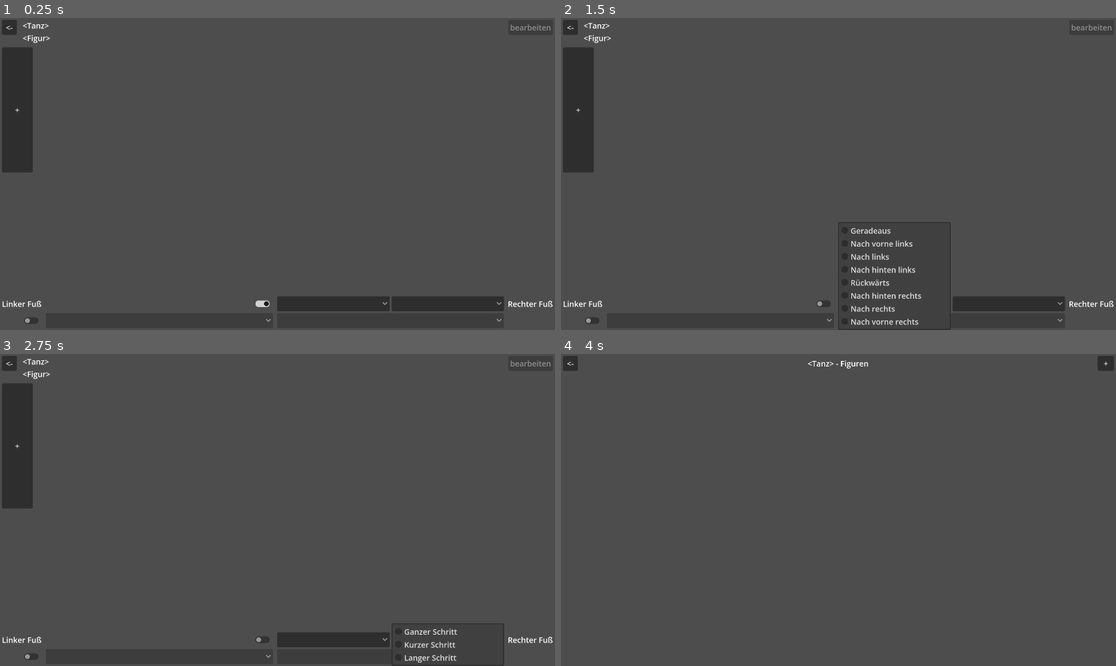
Above: before the commit, frames 1-4 (two rows, left to right).
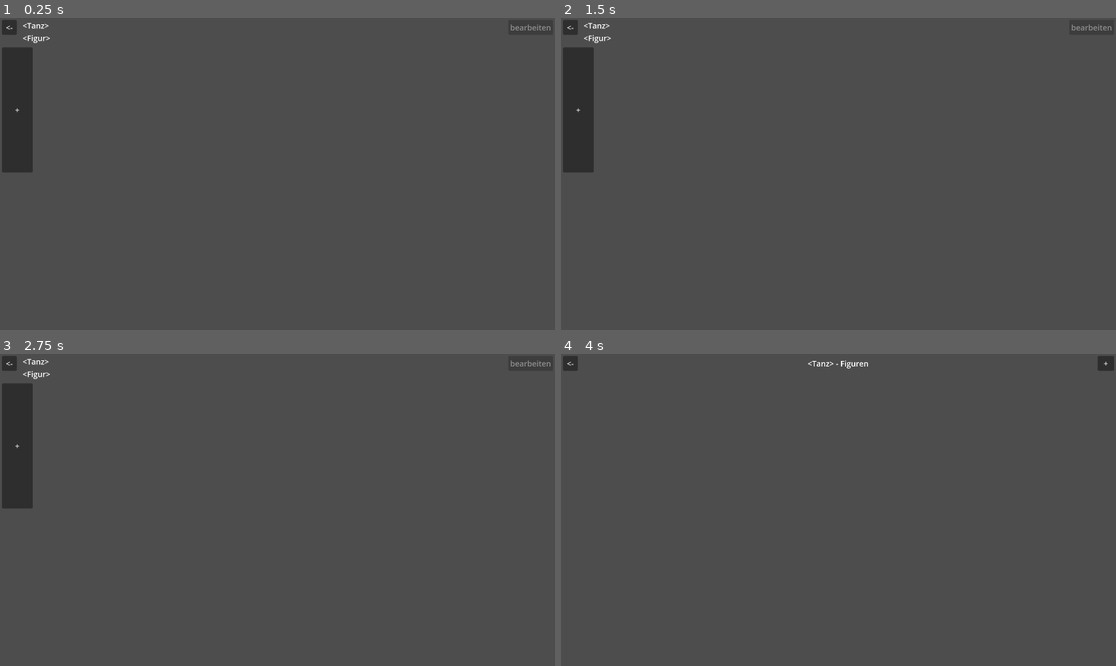
Above: after the commit, the same moments.

Repository: Calabiyaur/Dance-Notation
Game: Godot game, scene res://scene/Figure.tscn
Two runs of this game, one before a commit and one after it. Both use one fixed random seed, a clock stepped at 60 frames per second and the inputs below. This scene is started directly instead of the project's main scene.
Inputs (mouse positions are in pixels of both pictures, inside the frame that each line leads up to):
- Up to frame 1 (0.25 s): no input
- Up to frame 2 (1.5 s): click (721, 305) at 0.52 s; click (894, 305) at 1.27 s
- Up to frame 3 (2.75 s): click (449, 641) at 2.02 s
- Up to frame 4 (4 s): click (583, 656) at 2.77 s; click "<-" at 3.5 s

The runs differ from the first frame. In frame 1, 2.1% of the frame differs, in the area x 0-100%, y 89-98%; in frame 2, 2.2%, in the area x 0-100%, y 65-100%; in frame 3, 1.6%; in frame 4, nothing differs.
Error in both runs: Invalid access to property or key 'name' on a base object of type 'Nil'. (res://scene/Figure.gd:14)

Commit message:
Save and load steps

Diff:
--- a/data/Foot.gd
+++ b/data/Foot.gd
@@ -2,5 +2,5 @@
 extends Resource
 
 
-@export var direction: float = 0
-@export var length: float = 1
+@export var direction: int = 0
+@export var length: int = 0
--- a/scene/BiStep.gd
+++ b/scene/BiStep.gd
@@ -1,12 +1,4 @@
 extends VBoxContainer
-
-
-var step: BiStep = BiStep.new()
-
-
-func _ready() -> void:
-	$Lead.step = step.lead
-	$Follow.step = step.follow
 
 
 func get_lead():
--- a/scene/Figure.gd
+++ b/scene/Figure.gd
@@ -13,7 +13,11 @@
 	)
 	%Title.text = dance.name + "\n" + figure.name
 	%Steps/Add.pressed.connect(add_new_step)
-	%Details.visible = false
+	%Details.data_changed.connect(func():
+		var step = step_button_group.get_pressed_button()
+		step.queue_redraw()
+		Data.save()
+	)
 
 	step_button_group = ButtonGroup.new()
 	step_button_group.allow_unpress = true
@@ -24,18 +28,23 @@
 
 func add_step(bistep: BiStep):
 	var step = append_step()
-	step.step = bistep
+	step.get_lead().step = bistep.lead
+	step.get_follow().step = bistep.follow
 
 
 func add_new_step():
 	var step = append_step()
 
-	step.step.lead.right_foot = Foot.new()
-	step.step.follow.left_foot = Foot.new()
+	var bistep = BiStep.new()
+	bistep.follow.left_foot = Foot.new()
+	bistep.lead.right_foot = Foot.new()
+
+	step.get_lead().step = bistep.lead
+	step.get_follow().step = bistep.follow
 
 	step.get_lead().button_pressed = true
 
-	figure.steps.append(step.step)
+	figure.steps.append(bistep)
 	Data.save()
 
 
@@ -47,17 +56,9 @@
 
 	for s: Button in [step.get_lead(), step.get_follow()]:
 		s.button_group = step_button_group
-		s.toggled.connect(func(value: bool): select(s.step if value else null))
+		s.toggled.connect(func(value: bool): %Details.set_step(s.step if value else null))
 
 	return step
-
-
-func select(step: Step):
-	%Details.visible = true if step else false
-	if not step:
-		return
-
-
 
 
 func set_dance(dance: Dance):
--- a/scene/Figure.tscn
+++ b/scene/Figure.tscn
@@ -1,6 +1,7 @@
 [gd_scene format=3 uid="uid://cbu2uu8xa50vi"]
 
 [ext_resource type="Script" uid="uid://qirqq51eqxyb" path="res://scene/Figure.gd" id="1_3sfyk"]
+[ext_resource type="PackedScene" uid="uid://c3nq7b0rkxm4" path="res://scene/StepDetails.tscn" id="2_lxp8n"]
 
 [sub_resource type="InputEventKey" id="InputEventKey_3sfyk"]
 device = -1
@@ -82,100 +83,6 @@
 layout_mode = 2
 text = "  +  "
 
-[node name="Details" type="MarginContainer" parent="VSplitContainer" unique_id=513157863]
+[node name="Details" parent="VSplitContainer" unique_id=793527702 instance=ExtResource("2_lxp8n")]
 unique_name_in_owner = true
 layout_mode = 2
-theme_override_constants/margin_left = 4
-theme_override_constants/margin_top = 4
-theme_override_constants/margin_right = 4
-theme_override_constants/margin_bottom = 4
-
-[node name="GridContainer" type="GridContainer" parent="VSplitContainer/Details" unique_id=81453431]
-layout_mode = 2
-theme_override_constants/h_separation = 8
-columns = 4
-
-[node name="Label" type="Label" parent="VSplitContainer/Details/GridContainer" unique_id=1427331208]
-layout_mode = 2
-text = "Linker Fuß"
-
-[node name="CheckButton" type="CheckButton" parent="VSplitContainer/Details/GridContainer" unique_id=1728369912]
-layout_mode = 2
-button_pressed = true
-
-[node name="FootInput" type="GridContainer" parent="VSplitContainer/Details/GridContainer" unique_id=189862979]
-layout_mode = 2
-columns = 2
-
-[node name="LineEdit" type="OptionButton" parent="VSplitContainer/Details/GridContainer/FootInput" unique_id=1030462239]
-layout_mode = 2
-size_flags_horizontal = 3
-item_count = 8
-popup/item_0/text = "Geradeaus"
-popup/item_0/id = 0
-popup/item_1/text = "Nach vorne links"
-popup/item_1/id = 1
-popup/item_2/text = "Nach links"
-popup/item_2/id = 2
-popup/item_3/text = "Nach hinten links"
-popup/item_3/id = 3
-popup/item_4/text = "Rückwärts"
-popup/item_4/id = 4
-popup/item_5/text = "Nach hinten rechts"
-popup/item_5/id = 5
-popup/item_6/text = "Nach rechts"
-popup/item_6/id = 6
-popup/item_7/text = "Nach vorne rechts"
-popup/item_7/id = 7
-
-[node name="OptionButton" type="OptionButton" parent="VSplitContainer/Details/GridContainer/FootInput" unique_id=1393107757]
-layout_mode = 2
-size_flags_horizontal = 3
-item_count = 3
-popup/item_0/text = "Ganzer Schritt"
-popup/item_0/id = 0
-popup/item_1/text = "Kurzer Schritt"
-popup/item_1/id = 1
-popup/item_2/text = "Langer Schritt"
-popup/item_2/id = 2
-
-[node name="Label2" type="Label" parent="VSplitContainer/Details/GridContainer" unique_id=793535855]
-layout_mode = 2
-text = "Rechter Fuß"
-
-[node name="CheckButton2" type="CheckButton" parent="VSplitContainer/Details/GridContainer" unique_id=1956729088]
-layout_mode = 2
-
-[node name="LineEdit2" type="OptionButton" parent="VSplitContainer/Details/GridContainer" unique_id=1822944065]
-layout_mode = 2
-size_flags_horizontal = 3
-disabled = true
-item_count = 8
-popup/item_0/text = "Geradeaus"
-popup/item_0/id = 0
-popup/item_1/text = "Nach vorne links"
-popup/item_1/id = 1
-popup/item_2/text = "Nach links"
-popup/item_2/id = 2
-popup/item_3/text = "Nach hinten links"
-popup/item_3/id = 3
-popup/item_4/text = "Rückwärts"
-popup/item_4/id = 4
-popup/item_5/text = "Nach hinten rechts"
-popup/item_5/id = 5
-popup/item_6/text = "Nach rechts"
-popup/item_6/id = 6
-popup/item_7/text = "Nach vorne rechts"
-popup/item_7/id = 7
-
-[node name="OptionButton2" type="OptionButton" parent="VSplitContainer/Details/GridContainer" unique_id=1934454211]
-layout_mode = 2
-size_flags_horizontal = 3
-disabled = true
-item_count = 3
-popup/item_0/text = "Ganzer Schritt"
-popup/item_0/id = 0
-popup/item_1/text = "Kurzer Schritt"
-popup/item_1/id = 1
-popup/item_2/text = "Langer Schritt"
-popup/item_2/id = 2
--- /dev/null
+++ b/scene/FootInput.gd
@@ -0,0 +1,34 @@
+extends GridContainer
+
+
+var foot: Foot
+
+signal data_changed
+
+
+func _ready() -> void:
+	$Length.item_selected.connect(length_selected)
+	$Direction.item_selected.connect(direction_selected)
+
+
+func length_selected(id: int):
+	foot.length = id
+	$Direction.visible = foot.length != 0
+	data_changed.emit()
+
+
+func direction_selected(id: int):
+	foot.direction = id
+	data_changed.emit()
+
+
+func set_foot(foot: Foot):
+	self.foot = foot
+
+	visible = foot != null
+
+	if foot:
+		$Length.select(foot.length)
+		$Direction.select(foot.direction)
+
+		$Direction.visible = foot.length != 0
--- /dev/null
+++ b/scene/FootInput.tscn
@@ -0,0 +1,43 @@
+[gd_scene format=3 uid="uid://bn7w3wby0i2lw"]
+
+[ext_resource type="Script" uid="uid://dy78hgv5ffgi1" path="res://scene/FootInput.gd" id="1_0u76j"]
+
+[node name="FootInput" type="GridContainer" unique_id=1416200981]
+columns = 2
+script = ExtResource("1_0u76j")
+
+[node name="Length" type="OptionButton" parent="." unique_id=2055162654]
+layout_mode = 2
+size_flags_horizontal = 3
+selected = 0
+item_count = 4
+popup/item_0/text = "Am Platz"
+popup/item_0/id = 0
+popup/item_1/text = "Kurzer Schritt"
+popup/item_1/id = 1
+popup/item_2/text = "Ganzer Schritt"
+popup/item_2/id = 2
+popup/item_3/text = "Langer Schritt"
+popup/item_3/id = 3
+
+[node name="Direction" type="OptionButton" parent="." unique_id=1390242664]
+layout_mode = 2
+size_flags_horizontal = 3
+selected = 0
+item_count = 8
+popup/item_0/text = "Vorwärts"
+popup/item_0/id = 0
+popup/item_1/text = "Nach vorne links"
+popup/item_1/id = 1
+popup/item_2/text = "Nach links"
+popup/item_2/id = 2
+popup/item_3/text = "Nach hinten links"
+popup/item_3/id = 3
+popup/item_4/text = "Rückwärts"
+popup/item_4/id = 4
+popup/item_5/text = "Nach hinten rechts"
+popup/item_5/id = 5
+popup/item_6/text = "Nach rechts"
+popup/item_6/id = 6
+popup/item_7/text = "Nach vorne rechts"
+popup/item_7/id = 7
--- /dev/null
+++ b/scene/StepDetails.gd
@@ -0,0 +1,42 @@
+extends MarginContainer
+
+
+var step: Step
+
+signal data_changed
+
+
+func _ready() -> void:
+	visible = step != null
+
+	%LeftFootActive.toggled.connect(func(value: bool):
+		step.left_foot = Foot.new() if value else null
+		%LeftFootInput.set_foot(step.left_foot)
+		%RightFootActive.disabled = value
+		data_changed.emit()
+	)
+	%RightFootActive.toggled.connect(func(value: bool):
+		step.right_foot = Foot.new() if value else null
+		%RightFootInput.set_foot(step.right_foot)
+		%LeftFootActive.disabled = value
+		data_changed.emit()
+	)
+
+	%LeftFootInput.data_changed.connect(func(): data_changed.emit())
+	%RightFootInput.data_changed.connect(func(): data_changed.emit())
+
+
+func set_step(step: Step):
+	self.step = step
+	visible = step != null
+	if not step:
+		return
+
+	%LeftFootActive.set_pressed_no_signal(step.left_foot != null)
+	%RightFootActive.set_pressed_no_signal(step.right_foot != null)
+
+	%LeftFootActive.disabled = step.right_foot != null
+	%RightFootActive.disabled = step.left_foot != null
+
+	%LeftFootInput.set_foot(step.left_foot)
+	%RightFootInput.set_foot(step.right_foot)
--- /dev/null
+++ b/scene/StepDetails.tscn
@@ -0,0 +1,53 @@
+[gd_scene format=3 uid="uid://c3nq7b0rkxm4"]
+
+[ext_resource type="PackedScene" uid="uid://bn7w3wby0i2lw" path="res://scene/FootInput.tscn" id="1_6w566"]
+[ext_resource type="Script" uid="uid://cwswhl3n0nj2l" path="res://scene/StepDetails.gd" id="1_oji2g"]
+
+[node name="Details" type="MarginContainer" unique_id=793527702]
+theme_override_constants/margin_left = 4
+theme_override_constants/margin_top = 4
+theme_override_constants/margin_right = 4
+theme_override_constants/margin_bottom = 4
+script = ExtResource("1_oji2g")
+
+[node name="GridContainer" type="GridContainer" parent="." unique_id=1871212261]
+layout_mode = 2
+theme_override_constants/h_separation = 8
+columns = 3
+
+[node name="LeftFootLabel" type="Label" parent="GridContainer" unique_id=302079664]
+unique_name_in_owner = true
+layout_mode = 2
+text = "Linker Fuß"
+
+[node name="LeftFootActive" type="CheckButton" parent="GridContainer" unique_id=1899114352]
+unique_name_in_owner = true
+layout_mode = 2
+button_pressed = true
+
+[node name="MarginContainer" type="MarginContainer" parent="GridContainer" unique_id=732197314]
+custom_minimum_size = Vector2(0, 31)
+layout_mode = 2
+
+[node name="LeftFootInput" parent="GridContainer/MarginContainer" unique_id=1416200981 instance=ExtResource("1_6w566")]
+unique_name_in_owner = true
+layout_mode = 2
+size_flags_horizontal = 3
+
+[node name="RightFootLabel" type="Label" parent="GridContainer" unique_id=2063358780]
+unique_name_in_owner = true
+layout_mode = 2
+text = "Rechter Fuß"
+
+[node name="RightFootActive" type="CheckButton" parent="GridContainer" unique_id=492894939]
+unique_name_in_owner = true
+layout_mode = 2
+
+[node name="MarginContainer2" type="MarginContainer" parent="GridContainer" unique_id=1889545001]
+custom_minimum_size = Vector2(0, 31)
+layout_mode = 2
+
+[node name="RightFootInput" parent="GridContainer/MarginContainer2" unique_id=1742654802 instance=ExtResource("1_6w566")]
+unique_name_in_owner = true
+layout_mode = 2
+size_flags_horizontal = 3
Not shown, added: scene/FootInput.gd.uid
Not shown, added: scene/StepDetails.gd.uid
